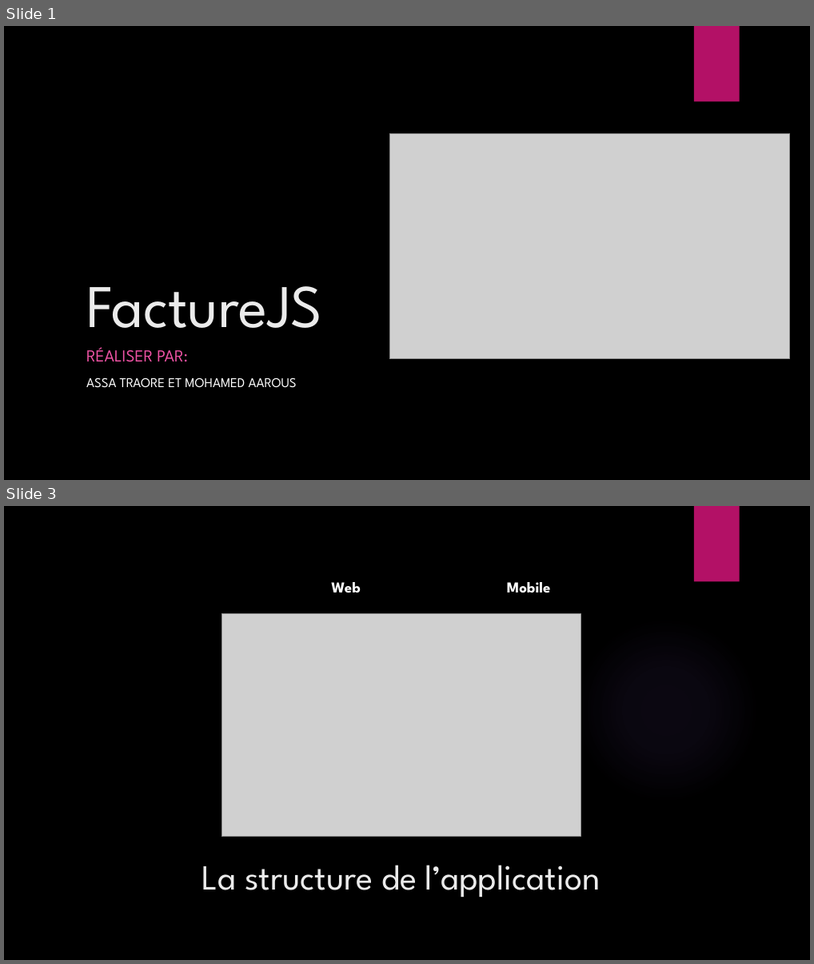
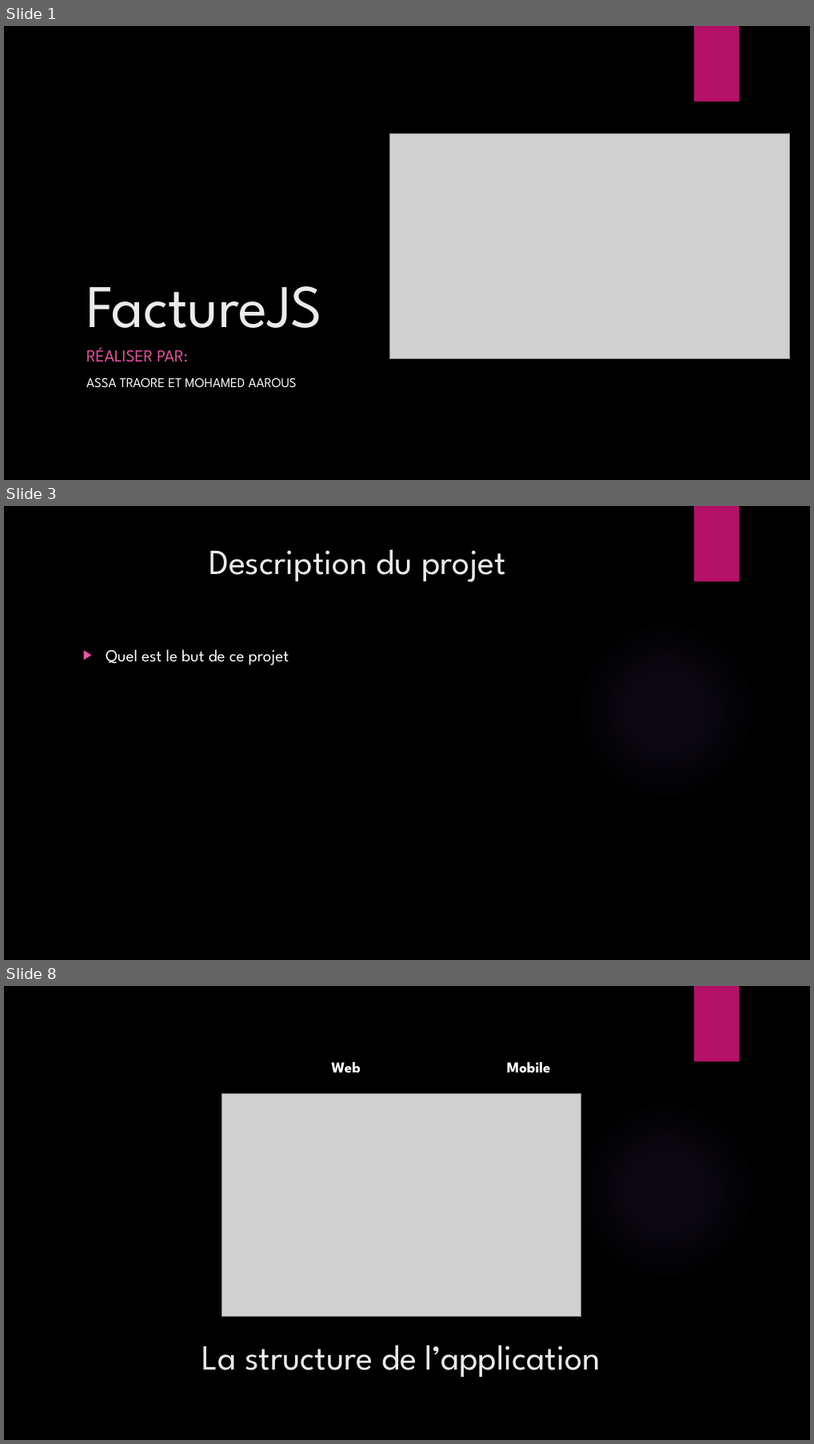
Before and after one commit to medaros/projet_facture_js, a slide deck: pdf/FactureJS - Pésentation.pptx. Shown one above the other, each under a label of ours: slides 1 and 3 before the commit, slides 1, 3 and 8 after it; the slides between them are not shown. The pictures are 814x964 and 814x1444 pixels, drawn with LibreOffice and Linux fonts; fonts in the diff are those of the drawing; grey boxes stand for pictures; background and template pictures are left out. Boxes give left, top, right and bottom in pixels: in the first picture for what was removed or moved away, otherwise in the second. Text is boxed around its words. In the diff, an @@ line names an element or a change of style, - is before the commit and + after.

```diff
--- a/pdf/FactureJS - Pésentation.pptx
+++ b/pdf/FactureJS - Pésentation.pptx
@@ slide 3 added at [4,506,810,960], background picture (left out); not listed: 2 template elements that a slide beside it also shows @@
@@ title added at [209,549,506,582], 42 pt, text #EBEBEB @@
+Description du projet
@@ text added at [106,649,290,665], 20 pt, text #FFFFFF @@
+▶ Quel est le but de ce projet
@@ what was slide 3 is now slide 8 @@
```
Also in this commit, not shown: 1 slide changed, 5 other slides added, 1 other file.
